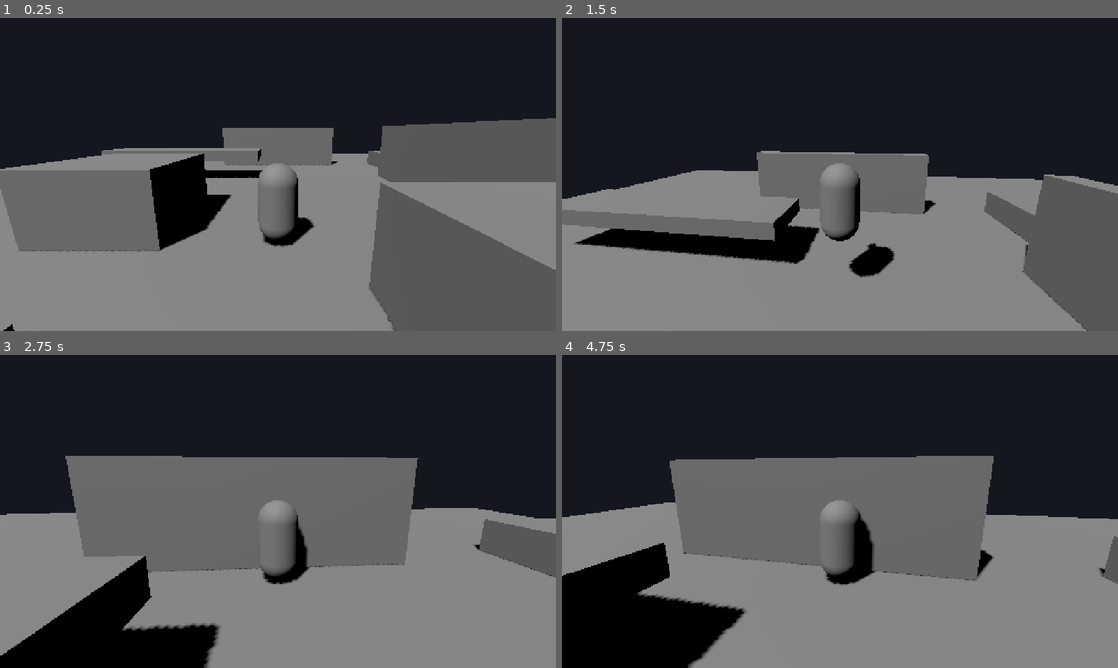
Above: before the commit, frames 1-4 (two rows, left to right).
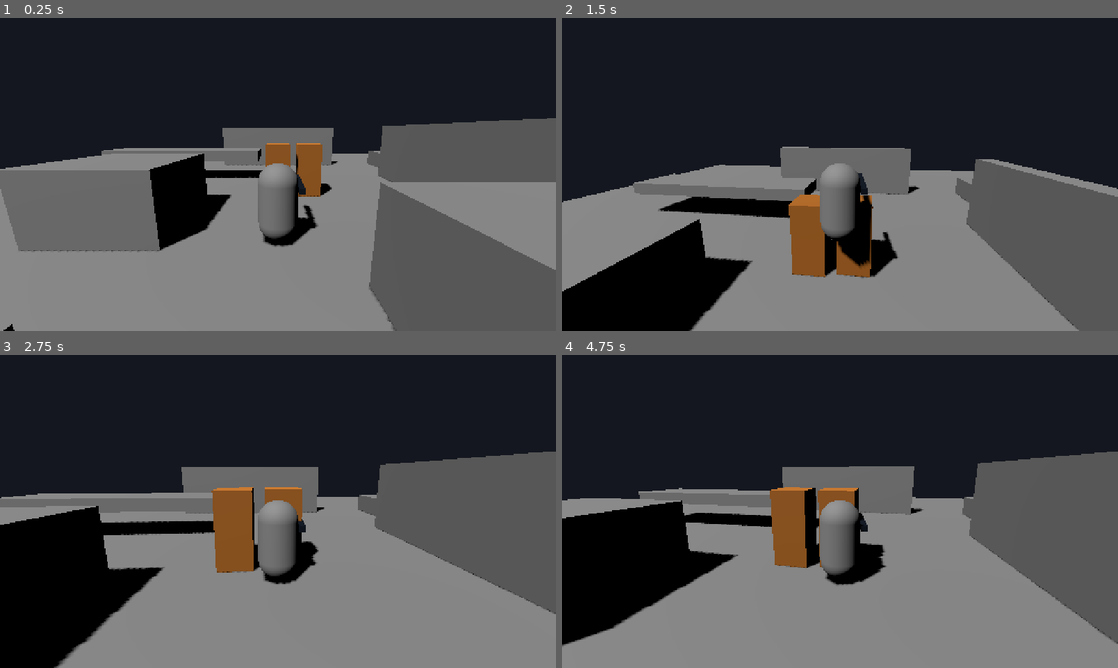
Above: after the commit, the same moments.

Repository: Possi-xoxo/Everdeep
Game: Godot game, scene res://test/test_arena.tscn
The game is run twice, just before and just after one commit, with the same random seed, the same clock (stepped at 60 frames per second) and the same inputs.
Inputs (mouse positions are in pixels of both pictures, inside the frame that each line leads up to):
- Up to frame 1 (0.25 s): no input
- Up to frame 2 (1.5 s): tap Enter at 0.5 s; move the mouse to (867, 174) at 0.52 s; hold Shift (sprint) 0.53-1.28 s; hold W (move_forward) from 0.53 s (still down); tap Space (jump) at 0.77 s; click (867, 174) at 0.8 s; move the mouse to (812, 174) at 1.27 s; click (812, 174) at 1.35 s
- Up to frame 3 (2.75 s): keep holding W (move_forward); tap Space (jump) at 1.52 s; tap Shift (sprint) at 1.55 s; move the mouse to (289, 505) at 2.02 s; tap Alt (dodge) at 2.1 s; click (289, 505) at 2.3 s
- Up to frame 4 (4.75 s): keep holding W (move_forward); tap Space (jump) at 2.75, 3.02, 3.77, 4.52 s; move the mouse to (834, 517) at 2.77 s; tap Shift (sprint) at 2.85, 4.35 s; move the mouse to (878, 514) at 3.52 s; click (878, 514) at 3.6 s; move the mouse to (795, 508) at 4.27 s

The runs differ from the first frame. In frame 1, 1.2% of the frame differs, in the area x 47-60%, y 40-68%; in frame 2, 21%; in frame 3, 34%; in frame 4, 34%, in the area x 0-100%, y 30-100%.

Commit message:
Everdeep 0.0.2 combat prototype

Diff:
--- /dev/null
+++ b/combat/damage_packet.gd
@@ -0,0 +1,19 @@
+class_name DamagePacket
+extends RefCounted
+
+var damage: float
+var source: Node
+var hit_position: Vector3
+var hit_direction: Vector3
+
+
+func _init(
+	damage_amount: float = 0.0,
+	damage_source: Node = null,
+	position: Vector3 = Vector3.ZERO,
+	direction: Vector3 = Vector3.ZERO
+) -> void:
+	damage = maxf(damage_amount, 0.0)
+	source = damage_source
+	hit_position = position
+	hit_direction = direction.normalized() if not direction.is_zero_approx() else Vector3.ZERO
--- /dev/null
+++ b/combat/health.gd
@@ -0,0 +1,29 @@
+class_name HealthComponent
+extends Node
+
+signal damaged(amount: float, current_health: float, hit: DamagePacket)
+signal health_depleted(hit: DamagePacket)
+signal health_reset(current_health: float)
+
+@export_range(1.0, 10000.0, 1.0) var maximum_health: float = 100.0
+
+var current_health: float
+
+
+func _ready() -> void:
+	current_health = maximum_health
+
+
+func receive_damage(hit: DamagePacket) -> void:
+	if hit == null or current_health <= 0.0:
+		return
+	var applied_damage := minf(hit.damage, current_health)
+	current_health = maxf(current_health - applied_damage, 0.0)
+	damaged.emit(applied_damage, current_health, hit)
+	if current_health <= 0.0:
+		health_depleted.emit(hit)
+
+
+func reset_to_full() -> void:
+	current_health = maximum_health
+	health_reset.emit(current_health)
--- /dev/null
+++ b/combat/hurtbox.gd
@@ -0,0 +1,20 @@
+class_name Hurtbox
+extends Area3D
+
+@export var health: HealthComponent
+
+
+func _ready() -> void:
+	monitoring = false
+	monitorable = true
+
+
+func receive_hit(hit: DamagePacket) -> bool:
+	if health == null or hit == null:
+		return false
+	health.receive_damage(hit)
+	return true
+
+
+func get_damage_target_id() -> int:
+	return health.get_instance_id() if health != null else get_instance_id()
--- /dev/null
+++ b/combat/melee_hitbox.gd
@@ -0,0 +1,56 @@
+class_name MeleeHitbox
+extends Area3D
+
+signal hit_confirmed(hit: DamagePacket, hurtbox: Hurtbox)
+
+@export_range(0.0, 10000.0, 1.0) var damage: float = 20.0
+@export var debug_hits: bool = false
+
+var _damage_source: Node
+var _already_hit_targets: Dictionary = {}
+
+
+func _ready() -> void:
+	monitoring = false
+	area_entered.connect(_on_area_entered)
+
+
+func begin_attack(source: Node) -> void:
+	_damage_source = source
+	_already_hit_targets.clear()
+	monitoring = true
+	call_deferred("_check_existing_overlaps")
+
+
+func end_attack() -> void:
+	monitoring = false
+	_damage_source = null
+
+
+func _check_existing_overlaps() -> void:
+	if not monitoring:
+		return
+	for area in get_overlapping_areas():
+		_try_hit(area)
+
+
+func _on_area_entered(area: Area3D) -> void:
+	_try_hit(area)
+
+
+func _try_hit(area: Area3D) -> void:
+	if not monitoring or not area is Hurtbox:
+		return
+	var hurtbox := area as Hurtbox
+	var target_id := hurtbox.get_damage_target_id()
+	if _already_hit_targets.has(target_id):
+		return
+
+	var direction := -global_basis.z
+	var hit := DamagePacket.new(damage, _damage_source, hurtbox.global_position, direction)
+	if not hurtbox.receive_hit(hit):
+		return
+	_already_hit_targets[target_id] = true
+	if debug_hits:
+		print("Combat hit: ", damage, " damage to ", hurtbox.get_path())
+	hit_confirmed.emit(hit, hurtbox)
--- /dev/null
+++ b/combat/player_combat_controller.gd
@@ -0,0 +1,175 @@
+class_name PlayerCombatController
+extends Node
+
+signal attack_started
+signal attack_phase_changed(phase: AttackPhase)
+signal attack_ended
+signal hit_landed(hit: DamagePacket, hurtbox: Hurtbox)
+
+enum CombatState {
+	NEUTRAL,
+	LIGHT_ATTACK,
+}
+
+enum AttackPhase {
+	NONE,
+	STARTUP,
+	ACTIVE,
+	RECOVERY,
+}
+
+@export_category("Light Attack")
+@export_range(0.01, 2.0, 0.01) var startup_duration: float = 0.18
+@export_range(0.01, 2.0, 0.01) var active_duration: float = 0.12
+@export_range(0.01, 3.0, 0.01) var recovery_duration: float = 0.30
+@export_range(0.0, 1.0, 0.05) var attack_movement_multiplier: float = 0.30
+@export_range(0.0, 0.2, 0.01) var hit_stop_duration: float = 0.05
+
+@export_category("References")
+@export var actor: Node
+@export var weapon_socket: Node3D
+@export var hitbox: MeleeHitbox
+
+@export_category("Debug")
+@export var debug_combat_events: bool = false
+
+var combat_state: CombatState = CombatState.NEUTRAL
+var attack_phase: AttackPhase = AttackPhase.NONE
+var _phase_time_remaining: float = 0.0
+var _phase_duration: float = 0.0
+var _hit_stop_remaining: float = 0.0
+var _committed_move_direction: Vector3 = Vector3.ZERO
+var _weapon_rest_rotation: Vector3 = Vector3.ZERO
+var _mouse_was_captured: bool = true
+
+
+func _ready() -> void:
+	_mouse_was_captured = Input.mouse_mode == Input.MOUSE_MODE_CAPTURED
+	if weapon_socket != null:
+		_weapon_rest_rotation = weapon_socket.rotation
+	if hitbox != null:
+		hitbox.end_attack()
+		hitbox.hit_confirmed.connect(_on_hit_confirmed)
+
+
+func _physics_process(delta: float) -> void:
+	var mouse_is_captured := Input.mouse_mode == Input.MOUSE_MODE_CAPTURED
+	if (
+		combat_state == CombatState.NEUTRAL
+		and Input.is_action_just_pressed("light_attack")
+		and _mouse_was_captured
+		and mouse_is_captured
+	):
+		try_begin_light_attack()
+	_mouse_was_captured = mouse_is_captured
+
+	if combat_state == CombatState.NEUTRAL:
+		return
+	if _hit_stop_remaining > 0.0:
+		_hit_stop_remaining = maxf(_hit_stop_remaining - delta, 0.0)
+		return
+
+	_phase_time_remaining -= delta
+	_update_weapon_visual()
+	if _phase_time_remaining <= 0.0:
+		_advance_attack_phase()
+
+
+func try_begin_light_attack() -> bool:
+	if combat_state != CombatState.NEUTRAL:
+		return false
+	if actor == null or not actor.has_method("can_begin_light_attack"):
+		return false
+	if not actor.call("can_begin_light_attack"):
+		return false
+
+	combat_state = CombatState.LIGHT_ATTACK
+	_capture_committed_movement()
+	_set_attack_phase(AttackPhase.STARTUP, startup_duration)
+	if debug_combat_events:
+		print("Combat: light attack started")
+	attack_started.emit()
+	return true
+
+
+func is_attacking() -> bool:
+	return combat_state == CombatState.LIGHT_ATTACK
+
+
+func get_movement_multiplier() -> float:
+	if not is_attacking():
+		return 1.0
+	return 0.0 if _hit_stop_remaining > 0.0 else attack_movement_multiplier
+
+
+func get_committed_move_direction() -> Vector3:
+	return _committed_move_direction
+
+
+func _capture_committed_movement() -> void:
+	_committed_move_direction = Vector3.ZERO
+	if actor is CharacterBody3D:
+		var body := actor as CharacterBody3D
+		_committed_move_direction = Vector3(body.velocity.x, 0.0, body.velocity.z).normalized()
+
+
+func _advance_attack_phase() -> void:
+	match attack_phase:
+		AttackPhase.STARTUP:
+			_set_attack_phase(AttackPhase.ACTIVE, active_duration)
+			if hitbox != null:
+				hitbox.begin_attack(actor)
+			if debug_combat_events:
+				print("Combat: hitbox active")
+		AttackPhase.ACTIVE:
+			if hitbox != null:
+				hitbox.end_attack()
+			_set_attack_phase(AttackPhase.RECOVERY, recovery_duration)
+		AttackPhase.RECOVERY:
+			_finish_attack()
+
+
+func _set_attack_phase(next_phase: AttackPhase, duration: float) -> void:
+	attack_phase = next_phase
+	_phase_duration = duration
+	_phase_time_remaining = duration
+	attack_phase_changed.emit(next_phase)
+	_update_weapon_visual()
+
+
+func _finish_attack() -> void:
+	if hitbox != null:
+		hitbox.end_attack()
+	combat_state = CombatState.NEUTRAL
+	attack_phase = AttackPhase.NONE
+	_phase_time_remaining = 0.0
+	_phase_duration = 0.0
+	_hit_stop_remaining = 0.0
+	_committed_move_direction = Vector3.ZERO
+	if weapon_socket != null:
+		weapon_socket.rotation = _weapon_rest_rotation
+	if debug_combat_events:
+		print("Combat: light attack ended")
+	attack_ended.emit()
+
+
+func _update_weapon_visual() -> void:
+	if weapon_socket == null or attack_phase == AttackPhase.NONE:
+		return
+	var progress := 1.0 - clampf(_phase_time_remaining / maxf(_phase_duration, 0.001), 0.0, 1.0)
+	var yaw_degrees := 0.0
+	match attack_phase:
+		AttackPhase.STARTUP:
+			yaw_degrees = lerpf(0.0, 55.0, progress)
+		AttackPhase.ACTIVE:
+			yaw_degrees = lerpf(55.0, -65.0, progress)
+		AttackPhase.RECOVERY:
+			yaw_degrees = lerpf(-65.0, 0.0, progress)
+	weapon_socket.rotation = _weapon_rest_rotation + Vector3(0.0, deg_to_rad(yaw_degrees), 0.0)
+
+
+func _on_hit_confirmed(hit: DamagePacket, hurtbox: Hurtbox) -> void:
+	_hit_stop_remaining = maxf(_hit_stop_remaining, hit_stop_duration)
+	if debug_combat_events:
+		print("Combat: confirmed ", hit.damage, " damage")
+	hit_landed.emit(hit, hurtbox)
--- /dev/null
+++ b/combat/testing/target_dummy.gd
@@ -0,0 +1,54 @@
+class_name TargetDummy
+extends Node3D
+
+@export_range(0.1, 5.0, 0.1) var reset_delay: float = 1.0
+
+@onready var visual_root: Node3D = $VisualRoot
+@onready var body_mesh: MeshInstance3D = $VisualRoot/BodyMesh
+@onready var health: HealthComponent = $Health
+
+var _feedback_tween: Tween
+var _body_material: StandardMaterial3D
+var _base_material_color: Color
+
+
+func _ready() -> void:
+	_body_material = body_mesh.material_override as StandardMaterial3D
+	if _body_material != null:
+		_base_material_color = _body_material.albedo_color
+	health.damaged.connect(_on_damaged)
+	health.health_depleted.connect(_on_health_depleted)
+	health.health_reset.connect(_on_health_reset)
+
+
+func _on_damaged(_amount: float, _current_health: float, hit: DamagePacket) -> void:
+	if _feedback_tween != null:
+		_feedback_tween.kill()
+	var recoil_direction := hit.hit_direction
+	var recoil_sign := signf(recoil_direction.x) if absf(recoil_direction.x) > 0.05 else 1.0
+	visual_root.rotation = Vector3.ZERO
+	_feedback_tween = create_tween()
+	_feedback_tween.set_trans(Tween.TRANS_QUAD)
+	_feedback_tween.tween_property(visual_root, "rotation:z", deg_to_rad(-10.0 * recoil_sign), 0.06)
+	if _body_material != null:
+		_feedback_tween.parallel().tween_property(_body_material, "albedo_color", Color(1.0, 0.15, 0.08), 0.03)
+	_feedback_tween.tween_property(visual_root, "rotation:z", 0.0, 0.14)
+	if _body_material != null:
+		_feedback_tween.parallel().tween_property(_body_material, "albedo_color", _base_material_color, 0.14)
+
+
+func _on_health_depleted(_hit: DamagePacket) -> void:
+	if _feedback_tween != null:
+		_feedback_tween.kill()
+	_feedback_tween = create_tween()
+	_feedback_tween.set_trans(Tween.TRANS_BACK)
+	_feedback_tween.tween_property(visual_root, "scale", Vector3(1.0, 0.15, 1.0), 0.18)
+	await get_tree().create_timer(reset_delay).timeout
+	health.reset_to_full()
+
+
+func _on_health_reset(_current_health: float) -> void:
+	visual_root.rotation = Vector3.ZERO
+	visual_root.scale = Vector3.ONE
+	if _body_material != null:
+		_body_material.albedo_color = _base_material_color
--- /dev/null
+++ b/combat/testing/target_dummy.tscn
@@ -0,0 +1,51 @@
+[gd_scene load_steps=8 format=3]
+
+[ext_resource type="Script" path="res://combat/testing/target_dummy.gd" id="1_dummy"]
+[ext_resource type="Script" path="res://combat/health.gd" id="2_health"]
+[ext_resource type="Script" path="res://combat/hurtbox.gd" id="3_hurtbox"]
+
+[sub_resource type="StandardMaterial3D" id="Material_dummy"]
+resource_local_to_scene = true
+albedo_color = Color(0.72, 0.42, 0.12, 1)
+roughness = 0.8
+
+[sub_resource type="BoxMesh" id="BoxMesh_dummy"]
+size = Vector3(0.9, 2, 0.9)
+
+[sub_resource type="BoxShape3D" id="BoxShape_body"]
+size = Vector3(0.9, 2, 0.9)
+
+[sub_resource type="BoxShape3D" id="BoxShape_hurtbox"]
+size = Vector3(1.05, 2.1, 1.05)
+
+[node name="TargetDummy" type="Node3D"]
+script = ExtResource("1_dummy")
+
+[node name="VisualRoot" type="Node3D" parent="."]
+
+[node name="BodyMesh" type="MeshInstance3D" parent="VisualRoot"]
+position = Vector3(0, 1, 0)
+material_override = SubResource("Material_dummy")
+mesh = SubResource("BoxMesh_dummy")
+
+[node name="StaticBody3D" type="StaticBody3D" parent="."]
+collision_layer = 1
+collision_mask = 1
+
+[node name="CollisionShape3D" type="CollisionShape3D" parent="StaticBody3D"]
+position = Vector3(0, 1, 0)
+shape = SubResource("BoxShape_body")
+
+[node name="Health" type="Node" parent="."]
+script = ExtResource("2_health")
+maximum_health = 100.0
+
+[node name="Hurtbox" type="Area3D" parent="." node_paths=PackedStringArray("health")]
+position = Vector3(0, 1, 0)
+collision_layer = 8
+collision_mask = 4
+script = ExtResource("3_hurtbox")
+health = NodePath("../Health")
+
+[node name="CollisionShape3D" type="CollisionShape3D" parent="Hurtbox"]
+shape = SubResource("BoxShape_hurtbox")
--- a/player/player.gd
+++ b/player/player.gd
@@ -28,6 +28,7 @@
 @export var camera_rig: Node3D
 @export var movement_camera: Camera3D
 @export var visual_root: Node3D
+@export var combat_controller: PlayerCombatController
 
 @export_category("Debug")
 @export var debug_locomotion_transitions: bool = false
@@ -46,6 +47,8 @@
 		movement_camera = get_node_or_null("CameraRig/YawPivot/PitchPivot/SpringArm3D/Camera3D") as Camera3D
 	if visual_root == null:
 		visual_root = get_node_or_null("VisualRoot") as Node3D
+	if combat_controller == null:
+		combat_controller = get_node_or_null("CombatController") as PlayerCombatController
 
 
 func _physics_process(delta: float) -> void:
@@ -94,17 +97,29 @@
 
 
 func _update_grounded_movement(input_direction: Vector3, delta: float) -> void:
-	var is_sprinting := Input.is_action_pressed("sprint") and not input_direction.is_zero_approx()
+	var is_attacking := _is_attacking()
+	var movement_direction := input_direction
+	var movement_multiplier := 1.0
+	if is_attacking and combat_controller != null:
+		movement_direction = combat_controller.get_committed_move_direction()
+		movement_multiplier = combat_controller.get_movement_multiplier()
+	var is_sprinting := (
+		Input.is_action_pressed("sprint")
+		and not movement_direction.is_zero_approx()
+		and not is_attacking
+	)
 	var target_speed := sprint_speed if is_sprinting else walk_speed
-	var target_velocity := input_direction * target_speed
+	var target_velocity := movement_direction * target_speed * movement_multiplier
 	var horizontal_velocity := Vector3(velocity.x, 0.0, velocity.z)
-	var rate := acceleration if not input_direction.is_zero_approx() else deceleration
+	var rate := acceleration if not movement_direction.is_zero_approx() else deceleration
+	if is_attacking:
+		rate *= maxf(movement_multiplier, 0.1)
 	horizontal_velocity = horizontal_velocity.move_toward(target_velocity, rate * delta)
 	velocity.x = horizontal_velocity.x
 	velocity.z = horizontal_velocity.z
 
-	if not input_direction.is_zero_approx():
-		_rotate_toward(input_direction, delta)
+	if not movement_direction.is_zero_approx() and not is_attacking:
+		_rotate_toward(movement_direction, delta)
 
 
 func _update_airborne_movement(input_direction: Vector3, delta: float) -> void:
@@ -135,6 +150,7 @@
 		and _dodge_time_remaining <= 0.0
 		and _dodge_cooldown_remaining <= 0.0
 		and is_on_floor()
+		and not _is_attacking()
 	)
 
 
@@ -143,7 +159,16 @@
 		locomotion_state == LocomotionState.GROUNDED
 		and _dodge_time_remaining <= 0.0
 		and is_on_floor()
+		and not _is_attacking()
 	)
+
+
+func can_begin_light_attack() -> bool:
+	return locomotion_state == LocomotionState.GROUNDED and is_on_floor()
+
+
+func _is_attacking() -> bool:
+	return combat_controller != null and combat_controller.is_attacking()
 
 
 func _start_dodge(input_direction: Vector3) -> void:
--- a/player/player.tscn
+++ b/player/player.tscn
@@ -1,7 +1,9 @@
-[gd_scene load_steps=6 format=3]
+[gd_scene load_steps=11 format=3]
 
 [ext_resource type="Script" path="res://player/player.gd" id="1_player"]
 [ext_resource type="Script" path="res://player/player_camera.gd" id="2_camera"]
+[ext_resource type="Script" path="res://combat/player_combat_controller.gd" id="3_combat"]
+[ext_resource type="Script" path="res://combat/melee_hitbox.gd" id="4_hitbox"]
 
 [sub_resource type="CapsuleShape3D" id="CapsuleShape_player"]
 radius = 0.45
@@ -14,11 +16,24 @@
 [sub_resource type="BoxMesh" id="BoxMesh_facing"]
 size = Vector3(0.24, 0.18, 0.55)
 
-[node name="Player" type="CharacterBody3D" node_paths=PackedStringArray("camera_rig", "movement_camera", "visual_root")]
+[sub_resource type="StandardMaterial3D" id="Material_weapon"]
+albedo_color = Color(0.18, 0.22, 0.28, 1)
+metallic = 0.65
+roughness = 0.3
+
+[sub_resource type="BoxMesh" id="BoxMesh_weapon"]
+material = SubResource("Material_weapon")
+size = Vector3(0.14, 0.14, 1.6)
+
+[sub_resource type="BoxShape3D" id="BoxShape_hitbox"]
+size = Vector3(1.6, 1.2, 2)
+
+[node name="Player" type="CharacterBody3D" node_paths=PackedStringArray("camera_rig", "movement_camera", "visual_root", "combat_controller")]
 script = ExtResource("1_player")
 camera_rig = NodePath("CameraRig")
 movement_camera = NodePath("CameraRig/YawPivot/PitchPivot/SpringArm3D/Camera3D")
 visual_root = NodePath("VisualRoot")
+combat_controller = NodePath("CombatController")
 
 [node name="CollisionShape3D" type="CollisionShape3D" parent="."]
 position = Vector3(0, 0.9, 0)
@@ -33,6 +48,29 @@
 [node name="FacingMarker" type="MeshInstance3D" parent="VisualRoot"]
 position = Vector3(0, 0.18, -0.48)
 mesh = SubResource("BoxMesh_facing")
+
+[node name="WeaponSocket" type="Node3D" parent="VisualRoot"]
+position = Vector3(0.55, 0.25, 0)
+
+[node name="PlaceholderWeapon" type="MeshInstance3D" parent="VisualRoot/WeaponSocket"]
+position = Vector3(0, 0, -0.8)
+mesh = SubResource("BoxMesh_weapon")
+
+[node name="Hitbox" type="Area3D" parent="VisualRoot/WeaponSocket"]
+position = Vector3(0, 0, -1.1)
+collision_layer = 4
+collision_mask = 8
+monitorable = false
+script = ExtResource("4_hitbox")
+
+[node name="CollisionShape3D" type="CollisionShape3D" parent="VisualRoot/WeaponSocket/Hitbox"]
+shape = SubResource("BoxShape_hitbox")
+
+[node name="CombatController" type="Node" parent="." node_paths=PackedStringArray("actor", "weapon_socket", "hitbox")]
+script = ExtResource("3_combat")
+actor = NodePath("..")
+weapon_socket = NodePath("../VisualRoot/WeaponSocket")
+hitbox = NodePath("../VisualRoot/WeaponSocket/Hitbox")
 
 [node name="CameraRig" type="Node3D" parent="."]
 script = ExtResource("2_camera")
--- a/project.godot
+++ b/project.godot
@@ -3,7 +3,7 @@
 
 [application]
 config/name="Everdeep"
-config/version="0.0.1"
+config/version="0.0.2"
 run/main_scene="res://test/test_arena.tscn"
 config/features=PackedStringArray("4.7", "Forward Plus")
 config/icon="res://icon.svg"
@@ -22,6 +22,7 @@
 sprint={"deadzone": 0.5, "events": [Object(InputEventKey,"physical_keycode":4194325)]}
 jump={"deadzone": 0.5, "events": [Object(InputEventKey,"physical_keycode":32)]}
 dodge={"deadzone": 0.5, "events": [Object(InputEventKey,"physical_keycode":4194328,"location":1)]}
+light_attack={"deadzone": 0.5, "events": [Object(InputEventMouseButton,"button_index":1)]}
 
 [physics]
 3d/physics_engine="Jolt Physics"
--- a/test/test_arena.tscn
+++ b/test/test_arena.tscn
@@ -1,6 +1,7 @@
-[gd_scene load_steps=14 format=3]
+[gd_scene load_steps=15 format=3]
 
 [ext_resource type="PackedScene" path="res://player/player.tscn" id="1_player"]
+[ext_resource type="PackedScene" path="res://combat/testing/target_dummy.tscn" id="2_dummy"]
 
 [sub_resource type="BoxMesh" id="BoxMesh_floor"]
 size = Vector3(30, 0.5, 30)
@@ -187,3 +188,11 @@
 
 [node name="Player" parent="." instance=ExtResource("1_player")]
 position = Vector3(0, 0.3, 4)
+
+[node name="CombatDummies" type="Node3D" parent="."]
+
+[node name="TargetDummyA" parent="CombatDummies" instance=ExtResource("2_dummy")]
+position = Vector3(0, 0.25, 0.5)
+
+[node name="TargetDummyB" parent="CombatDummies" instance=ExtResource("2_dummy")]
+position = Vector3(1.2, 0.25, 0.35)
Not shown, added: combat/damage_packet.gd.uid
Not shown, added: combat/health.gd.uid
Not shown, added: combat/hurtbox.gd.uid
Not shown, added: combat/melee_hitbox.gd.uid
Not shown, added: combat/player_combat_controller.gd.uid
Not shown, added: combat/testing/target_dummy.gd.uid
Not shown, changed: DEV_NOTES.md
